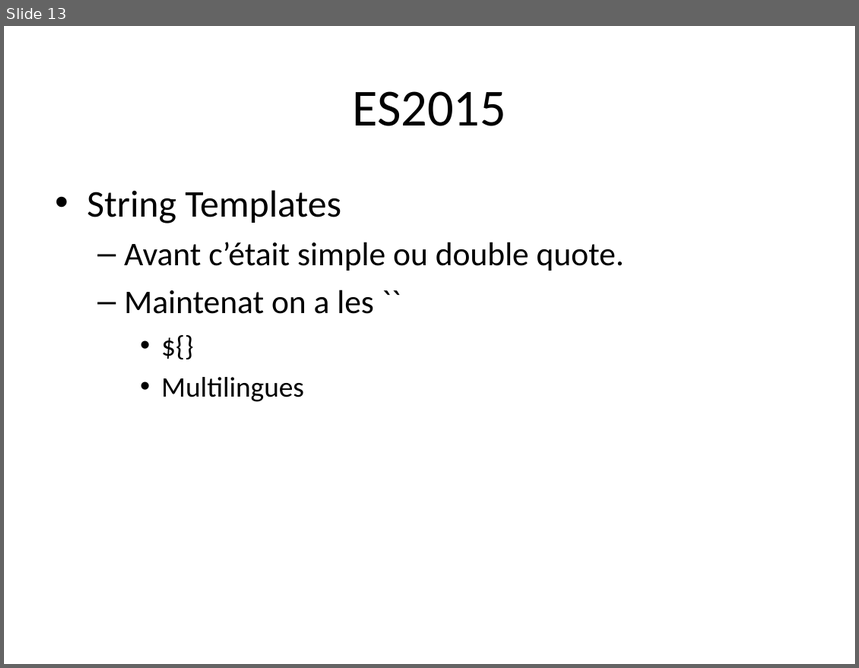
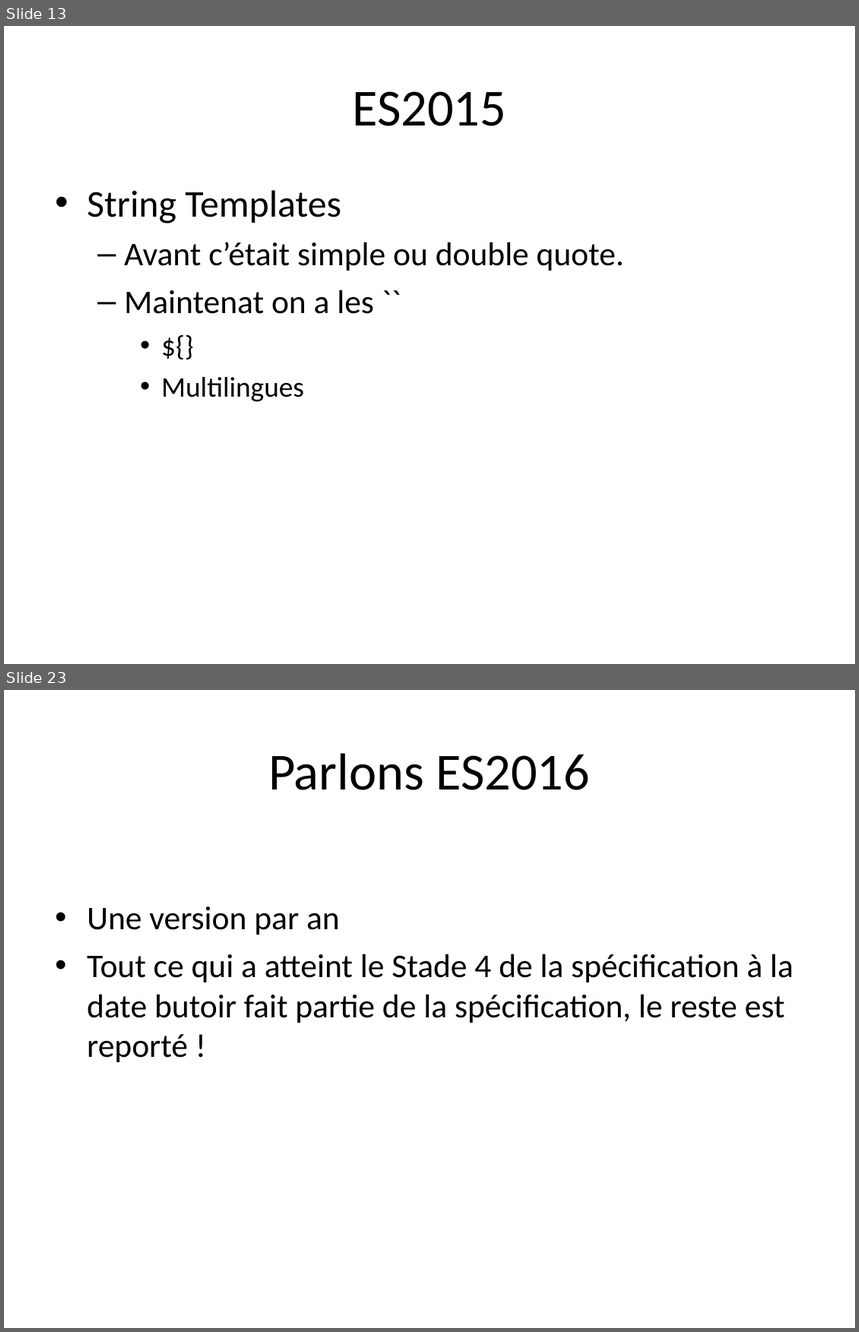
Before and after one commit to mehdizyane/formation_es2015, a slide deck: ES2015.odp. Shown one above the other, each under a label of ours: slide 13 before the commit, slides 13 and 23 after it; the slides between them are not shown. The pictures are 859x668 and 859x1332 pixels, drawn with LibreOffice and Linux fonts; fonts in the diff are those of the drawing. Boxes give left, top, right and bottom in pixels: in the first picture for what was removed or moved away, otherwise in the second. Text is boxed around its words. In the diff, an @@ line names an element or a change of style, - is before the commit and + after.

```diff
--- a/ES2015.odp
+++ b/ES2015.odp
@@ slide 23 added at <box>4,690,855,1328</box>, background #FFFFFF @@
@@ title added at <box>268,753,590,790</box>, 44 pt, text #000000 @@
+Parlons ES2016
@@ text added at <box>87,907,794,1062</box>, 28 pt, text #000000 @@
+• Une version par an
+• Tout ce qui a atteint le Stade 4 de la spécification à la date butoir fait partie de la spécification, le reste est reporté !
```
Also in this commit, not shown: 9 other slides added, 14 other files.
